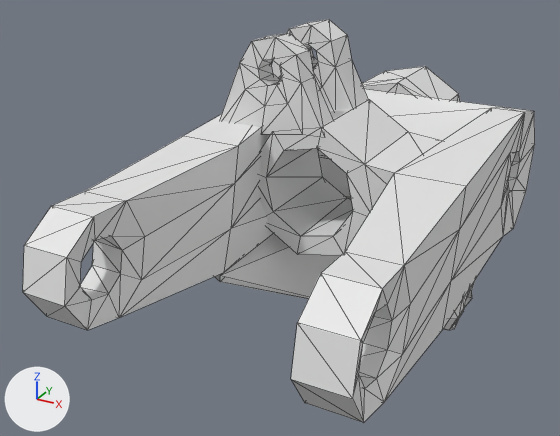
The OBJ model software/models/atlas_v4/meshes/r_uglut.obj, before and after one commit.
One viewpoint serves both versions: a 50 mm camera at (0.0855, -0.1944, 0.0987) aimed at (-0.0169, -0.0082, 0.0056). The lights are fixed; the arrows at lower left show +X, +Y and +Z. Mesh edges are drawn as thin lines. Where no turn or scale is listed for an object, it has been applied to the vertices.

Before the edit, the objects in view are built like this:
```python
me_r_uglut = bpy.data.meshes.new('r_uglut')
me_r_uglut.from_pydata(...)  # 360 vertices, 712 faces; spans x -0.041..0.041, y -0.086..0.083, z -0.058..0.058
ob_r_uglut = bpy.data.objects.new('r_uglut', me_r_uglut)
ob_r_uglut.location = (0.0, 0.0, 0.0)
```
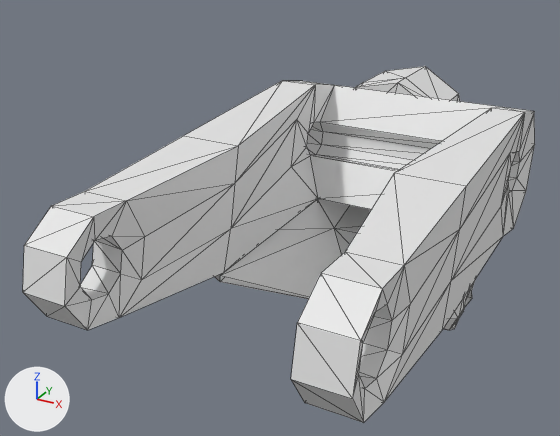
The newer file is also turned or shifted as a whole; pictures and numbers use the older file's frame.

Boxes [x1, y1, x2, y2] around the edits, measured in the pictures (560 x 436 px):
'r_uglut', reshaped (12% shorter)
    before: [23, 19, 535, 423]
    after: [23, 66, 535, 423]
part 1 of me_r_uglut, deleted
    before: [271, 19, 368, 111]
part 2 of me_r_uglut, deleted
    before: [220, 33, 333, 138]
part 3 of me_r_uglut, deleted
    before: [260, 99, 442, 255]

The change, as a diff of the scene's bpy script:
```diff
--- a/software/models/atlas_v4/meshes/r_uglut.obj.py
+++ b/software/models/atlas_v4/meshes/r_uglut.obj.py
@@ me_r_uglut @@
 me_r_uglut.from_pydata(...)  # 360 vertices, 712 faces; spans x -0.041..0.041, y -0.086..0.083, z -0.058..0.058
 # used by ob_r_uglut; location = (0.0, 0.0, 0.0)
+# me_r_uglut part 1: the loose piece of 42 vertices spanning x -0.04..-0.004, y 0.017..0.029, z 0.03..0.058 is deleted
+# me_r_uglut part 2: the loose piece of 42 vertices spanning x -0.04..-0.004, y -0.006..0.003, z 0.03..0.058 is deleted
+# me_r_uglut part 3: the loose piece of 38 vertices spanning x -0.03..0.031, y -0.005..0.029, z -0.007..0.035 is deleted
```
